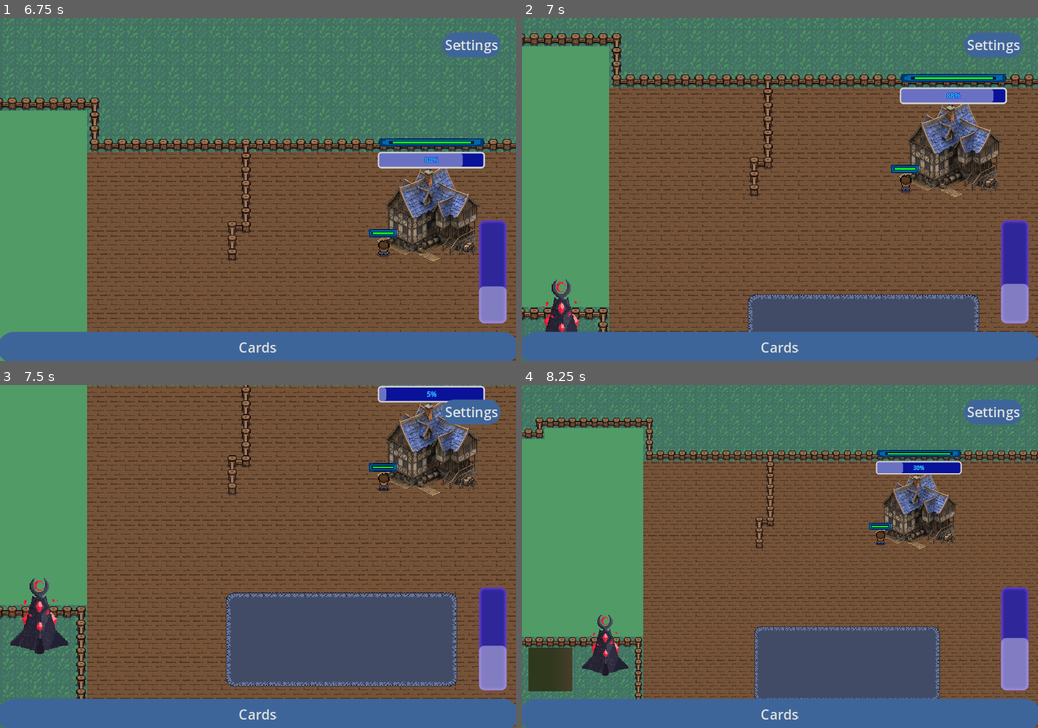
Above: before the commit, frames 1-4 (two rows, left to right).
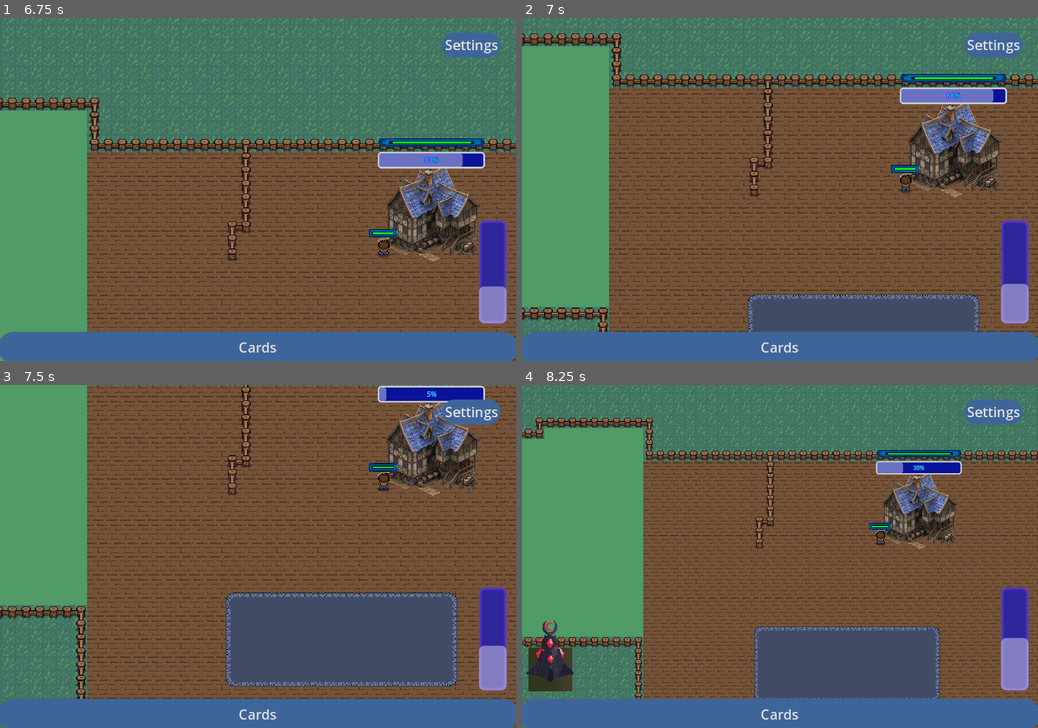
Above: after the commit, the same moments.

Repository: SiTOTG/KingVsKing
Game: Godot game, scene res://main_menu/main_menu.tscn
Same seed, same stepped clock (60 frames per second), same inputs: the game is played once before the commit and once after it.
Inputs (mouse positions are in pixels of both pictures, inside the frame that each line leads up to):
- Up to frame 1 (6.75 s): tap Enter at 0.5 s; move the mouse to (371, 172) at 0.52 s; hold Right (ui_right) 0.53-1.25 s; tap Middle mouse button (drag) at 0.6, 6.6 s; click (371, 172) at 0.67 s; click "Start" at 1.25 s; drag from (154, 206) to (433, 264) at 2.02 s; click "Cards" at 2.75 s; move the mouse to (309, 114) at 3.52 s; hold Right (ui_right) 3.53-4.25 s; tap Mouse wheel down (zoom_out_slow) at 3.6 s; click (309, 114) at 3.67 s; drag from (232, 258) to (103, 138) at 4.27 s; move the mouse to (412, 240) at 5.02 s; hold Left (ui_left) 5.03-5.75 s; tap Mouse wheel up (zoom_in_slow) at 5.1 s; click (412, 240) at 5.17 s; drag from (103, 138) to (376, 306) at 5.77 s; move the mouse to (283, 189) at 6.52 s; hold Down (ui_down) from 6.53 s (still down); click (283, 189) at 6.67 s
- Up to frame 2 (7 s): keep holding Down (ui_down)
- Up to frame 3 (7.5 s): release Down (ui_down) at 7.25 s; drag from (180, 470) to (381, 491) at 7.27 s
- Up to frame 4 (8.25 s): move the mouse to (893, 539) at 8.02 s; hold Up (ui_up) from 8.03 s (still down); tap Mouse wheel down (zoom_out_slow) at 8.1 s; click (893, 539) at 8.17 s

Frame 1 is identical in both runs. In frame 2, 0.6% of the frame differs, in the area x 4-12%, y 76-92%; in frame 3, 1.1%; in frame 4, 1.2%, in the area x 0-21%, y 66-87%.
Error in both runs: Invalid call. Nonexistent function 'get_next_location' in base 'NavigationAgent2D'. (res://creatures/creature.gd:67)

Commit message:
Code review and fix projectile pathing

Diff:
--- a/player/held_card.gd
+++ b/player/held_card.gd
@@ -26,7 +26,7 @@
 func _unhandled_input(event):
 	if event is InputEventMouseButton and event.pressed:
 		if event.button_index == MOUSE_BUTTON_LEFT:
-			if active_card and active_card.ctx == Card.SPAWNER:
+			if active_card and active_card.ctx in [Card.SPAWNER, Card.TOWER]:
 				Events.confirm_card_activation_event.emit()
 				get_viewport().set_input_as_handled()
 		elif event.button_index == MOUSE_BUTTON_RIGHT and active_card:
--- a/player/tower/tower_slot.gd
+++ b/player/tower/tower_slot.gd
@@ -1,20 +1,19 @@
 extends Area2D
 
 var card: Card
-var tower
-var world: World
 
 var preview: Node2D
 var hovering = false
+
+@onready var tower = $Tower
 
 signal tower_created
 
 # Called when the node enters the scene tree for the first time.
 func _ready():
 	Events.start_card_activation_event.connect(_show_tower)
-	Events.finish_card_activation_event.connect(_hide_tower)
-	world =  self.get_parent()
-	tower_created.connect(world._on_tower_created)
+	Events.finish_card_activation_event.connect(_on_finish_card_activation)
+	Events.confirm_card_activation_event.connect(_on_card_activation)
 
 func _show_tower(card: Card):
 	if not is_instance_valid(card):
@@ -35,9 +34,9 @@
 			if not is_instance_valid(tower):
 				tower = load(card.tower_scene)
 				var t = tower.instantiate()
+				t.name = "Tower"
 				self.add_child(t)
 				emit_signal("tower_created")
-
 
 func _hide_tower():
 	if is_instance_valid(preview):
@@ -56,8 +55,10 @@
 	hovering = false
 	_hide_tower()
 
-func _unhandled_input(event):
-	if event is InputEventMouseButton:
-		if event.button_index == 1:
-			if hovering == true:
-				_build_tower(card)
+func _on_finish_card_activation():
+	card = null
+	_hide_tower()
+
+func _on_card_activation():
+	if hovering == true:
+		_build_tower(card)
--- a/world/world.gd
+++ b/world/world.gd
@@ -72,9 +72,12 @@
 func _on_tower_created():
 	_consume_card()
 
-
 func _on_settings_button_pressed():
 	settings.visible = true
 
 func _on_settings_visibility_changed():
 	settings_button.visible = not settings.visible
+
+
+func _on_tower_slot_tower_created():
+	_consume_card()
--- a/world/world.tscn
+++ b/world/world.tscn
@@ -139,6 +139,11 @@
 [node name="TowerSlot" parent="." instance=ExtResource("22_rui1r")]
 position = Vector2(-120, 320)
 
+[node name="Tower" parent="TowerSlot" instance=ExtResource("16_o3cry")]
+
+[node name="TowerSlot2" parent="." instance=ExtResource("22_rui1r")]
+position = Vector2(-264, 320)
+
 [node name="HeldCard" parent="." instance=ExtResource("13_1776e")]
 
 [node name="NavigationRegion2D" type="NavigationRegion2D" parent="."]
@@ -169,9 +174,6 @@
 offset_top = -36.0
 offset_right = -32.0001
 offset_bottom = -24.0
-
-[node name="Tower" parent="." instance=ExtResource("16_o3cry")]
-position = Vector2(-40, 312)
 
 [node name="PatrolTower" parent="." instance=ExtResource("21_ch6ct")]
 position = Vector2(-256, 160)
@@ -254,6 +256,8 @@
 size_flags_vertical = 0
 text = "Settings"
 
+[connection signal="tower_created" from="TowerSlot" to="." method="_on_tower_slot_tower_created"]
+[connection signal="tower_created" from="TowerSlot2" to="." method="_on_tower_slot_tower_created"]
 [connection signal="pressed" from="GameOverUI/MarginContainer/PanelContainer/MarginContainer/VBoxContainer/StartButton" to="GameOverUI" method="_on_start_button_pressed"]
 [connection signal="pressed" from="SettingsUI/Panel/MarginContainer/SettingsButton" to="." method="_on_settings_button_pressed"]
 
